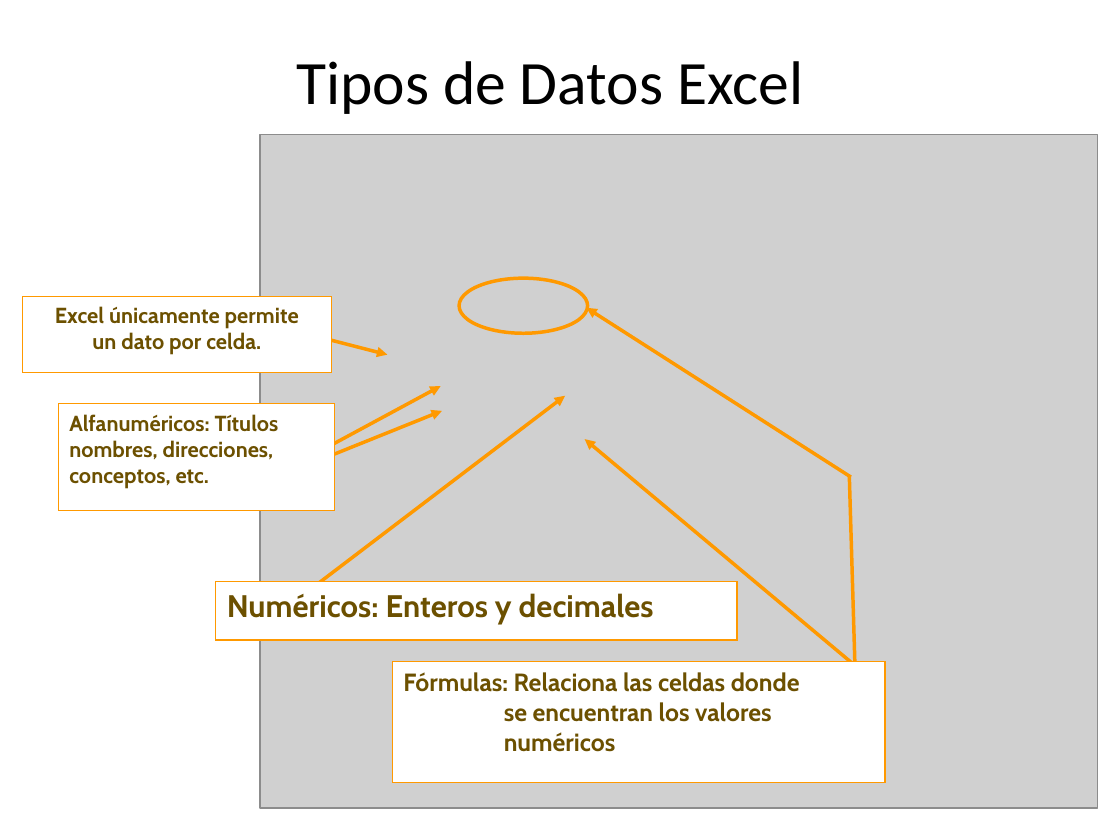
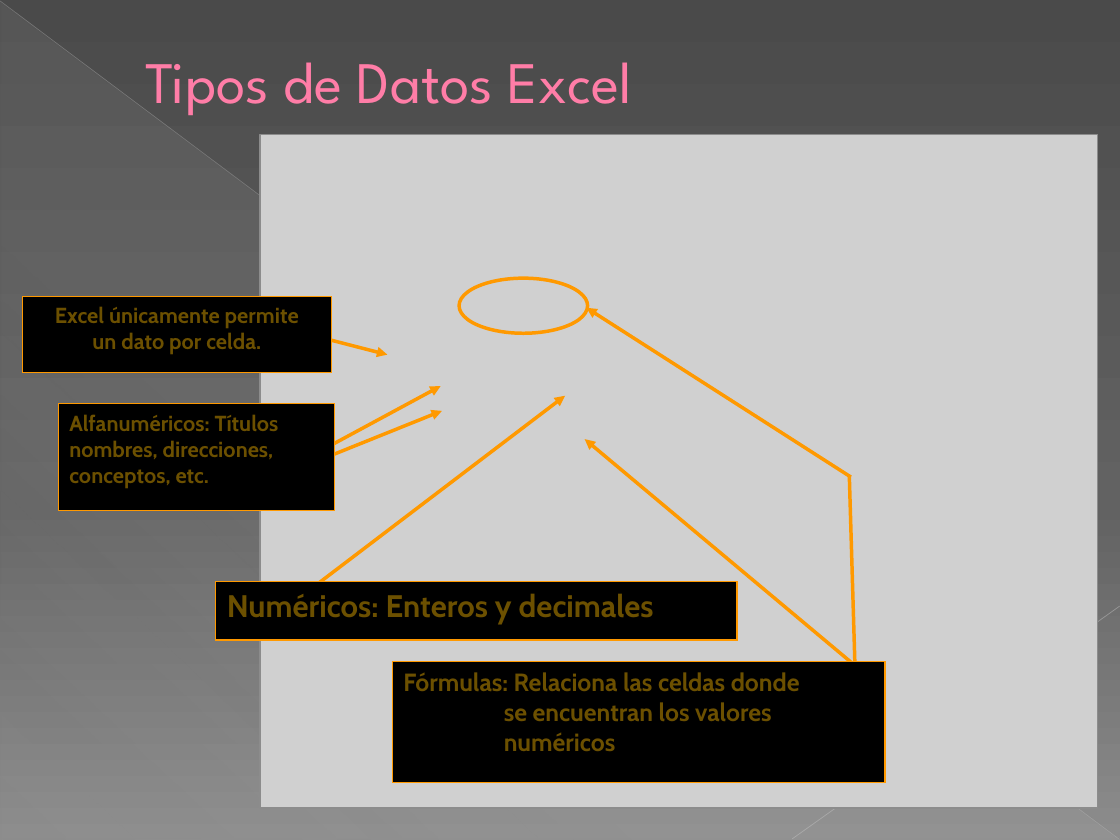
Before and after one commit to kleberloayzacastro/universidad, a slide deck: slide 8 of 2015-2016/clases/computacion_aplicada_2/clase_1/clase1.pptx. Drawn at 1120x840 pixels with LibreOffice and Linux fonts; fonts in the diff are those of the drawing; grey boxes stand for pictures. Boxes give left, top, right and bottom in pixels: in the first picture for what was removed or moved away, otherwise in the second. Text is boxed around its words. In the diff, an @@ line names an element or a change of style, - is before the commit and + after.

```diff
--- a/2015-2016/clases/computacion_aplicada_2/clase_1/clase1.pptx
+++ b/2015-2016/clases/computacion_aplicada_2/clase_1/clase1.pptx
@@ background #FFFFFF to gradient #4A4A4A to #626262 to #8C8C8C @@
@@ line added from (0, 1) to (1119, 839), #BFBFBF 0.39 pt @@
@@ right triangle added at [1,2,1119,840], fill gradient #D2D2D2 @@
@@ title "Tipos de Datos Excel" at [145,62,632,115]: size 39.6 to 37.8 pt, font Calibri to League Spartan, text colour #000000 to #FF7DA7, letter outline none to #B12761 0.5 pt; alignment centre to left; indent changed @@
@@ fill #FFFFFF to #000000 in 4 elements at [392,662,885,783], [22,297,332,373], [58,404,335,512], [216,581,737,640] @@
@@ line added from (1120, 606) to (792, 839), #C6C6C6 0.47 pt @@
```
Also in this commit, not shown: 18 other slides changed, 4 slides added, 1 slide removed, 3 other files.
